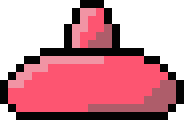
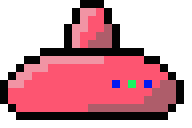
Comparing the layer stacks of the two 192 × 128 images. Changes:
painted on "Layer 2" over [112,80,152,88]
